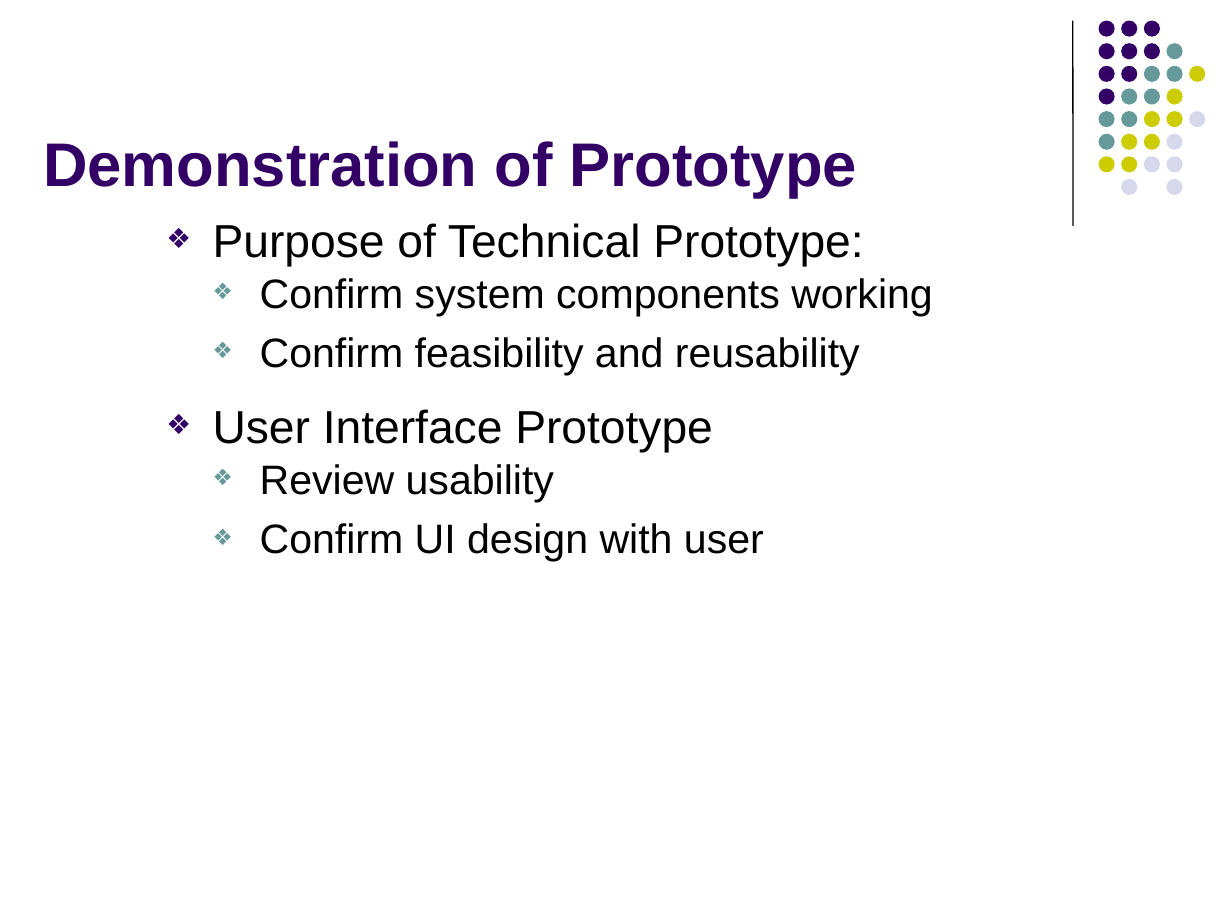
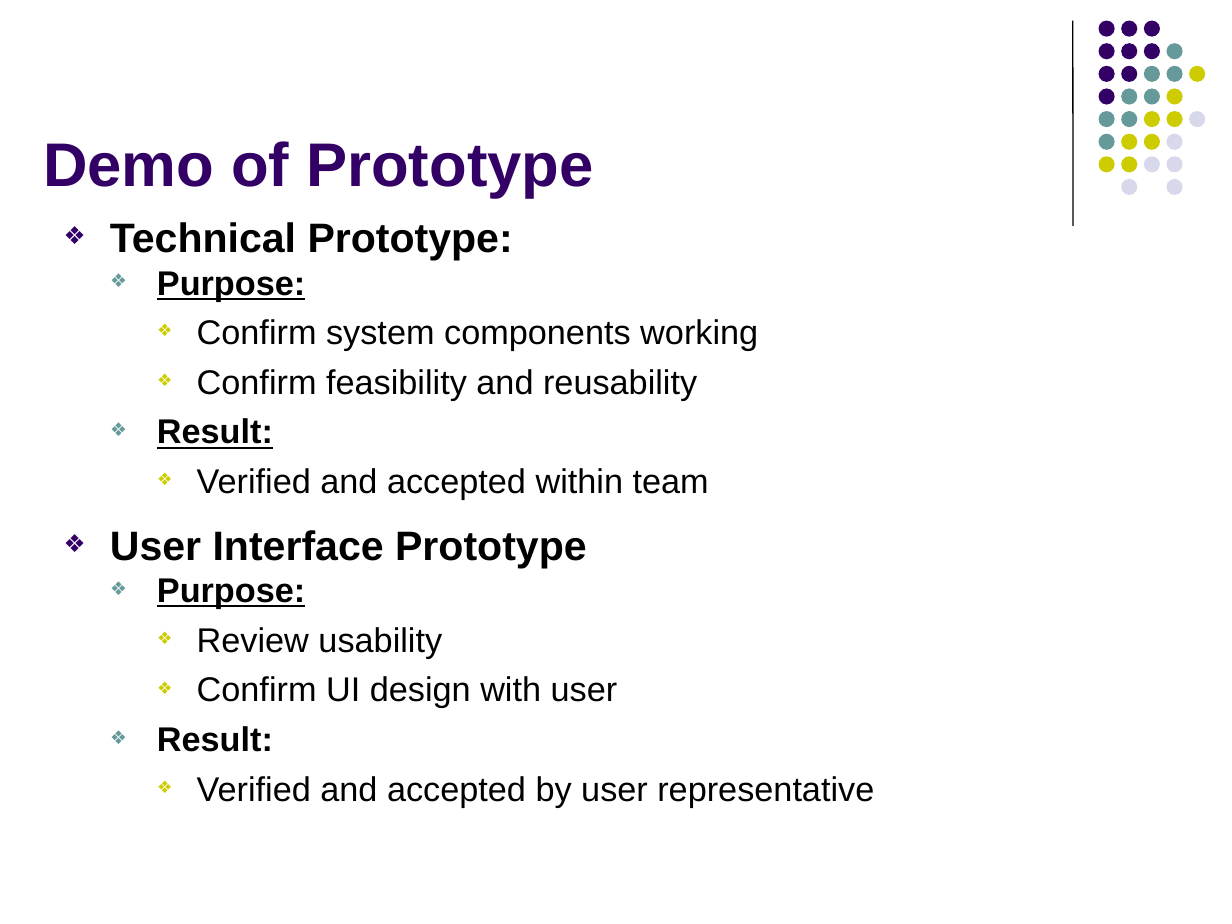
Before and after one commit to imireasa/mtech-se18-t08s, a slide deck: slide 16 of docs/W-9 Working Document/W-9.3 Presentation Slides/Phase 2/vms_presentation_2_v0.1.pptx (slide 18 before the commit). Drawn at 1232x924 pixels with LibreOffice and Linux fonts; fonts in the diff are those of the drawing. Boxes give left, top, right and bottom in pixels: in the first picture for what was removed or moved away, otherwise in the second. Text is boxed around its words. In the diff, an @@ line names an element or a change of style, - is before the commit and + after.

```diff
--- a/docs/W-9 Working Document/W-9.3 Presentation Slides/Phase 2/vms_presentation_2_v0.1.pptx
+++ b/docs/W-9 Working Document/W-9.3 Presentation Slides/Phase 2/vms_presentation_2_v0.1.pptx
@@ title at box(43, 141, 593, 198): text changed @@
-Demonstration of Prototype
+Demo of Prototype
@@ text "Technical Prototype:": place and size @@
-text "Technical Prototype:" at box(213, 223, 933, 562)
+text "Technical Prototype:" at box(110, 222, 874, 807)
@@ text at box(110, 222, 513, 301): text changed; size 27 to 24 pt; bold on @@
-❖ Purpose of Technical Prototype:
+❖ Technical Prototype:
+  ❖ Purpose:
@@ text at box(110, 319, 758, 708): size 24 to 20 pt in "Confirm system components working", "Confirm feasibility and reusability", "Review usability", "Confirm UI design with user"; size 27 to 24 pt, bold on in "User Interface Prototype"; list level 2 to 3 in "Confirm system components working"; bullet colour #669999 to #CCCC00; list level 2 to 3 in "Confirm feasibility and reusability"; list level 2 to 3 in "Review usability"; list level 2 to 3 in "Confirm UI design with user" @@
@@ text at box(157, 418, 709, 499): paragraphs added @@
+  ❖ Result:
+    ❖ Verified and accepted within team
@@ text at box(157, 578, 305, 609): paragraph added @@
+  ❖ Purpose:
@@ text at box(157, 726, 874, 807): paragraphs added @@
+  ❖ Result:
+    ❖ Verified and accepted by user representative
```
Also in this commit, not shown: 8 other slides changed, 1 slide added, 8 slides removed, 2 other files.
